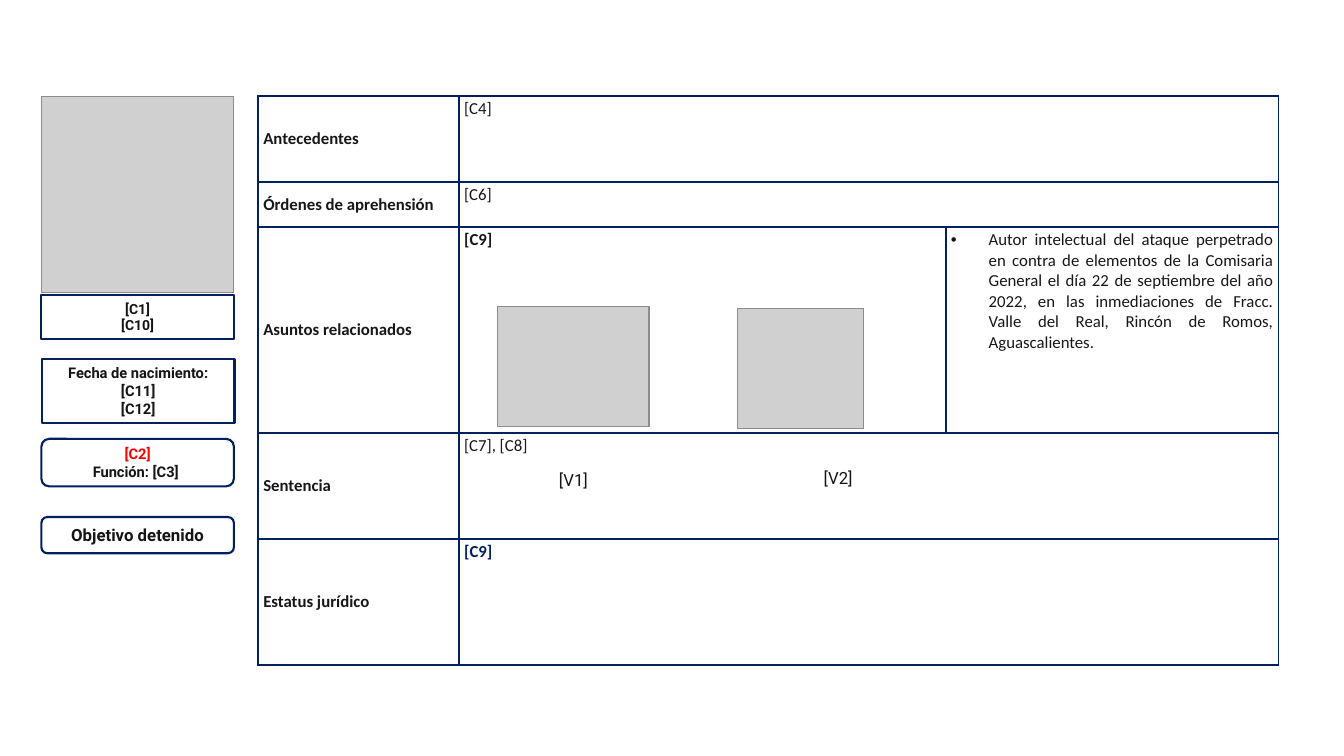
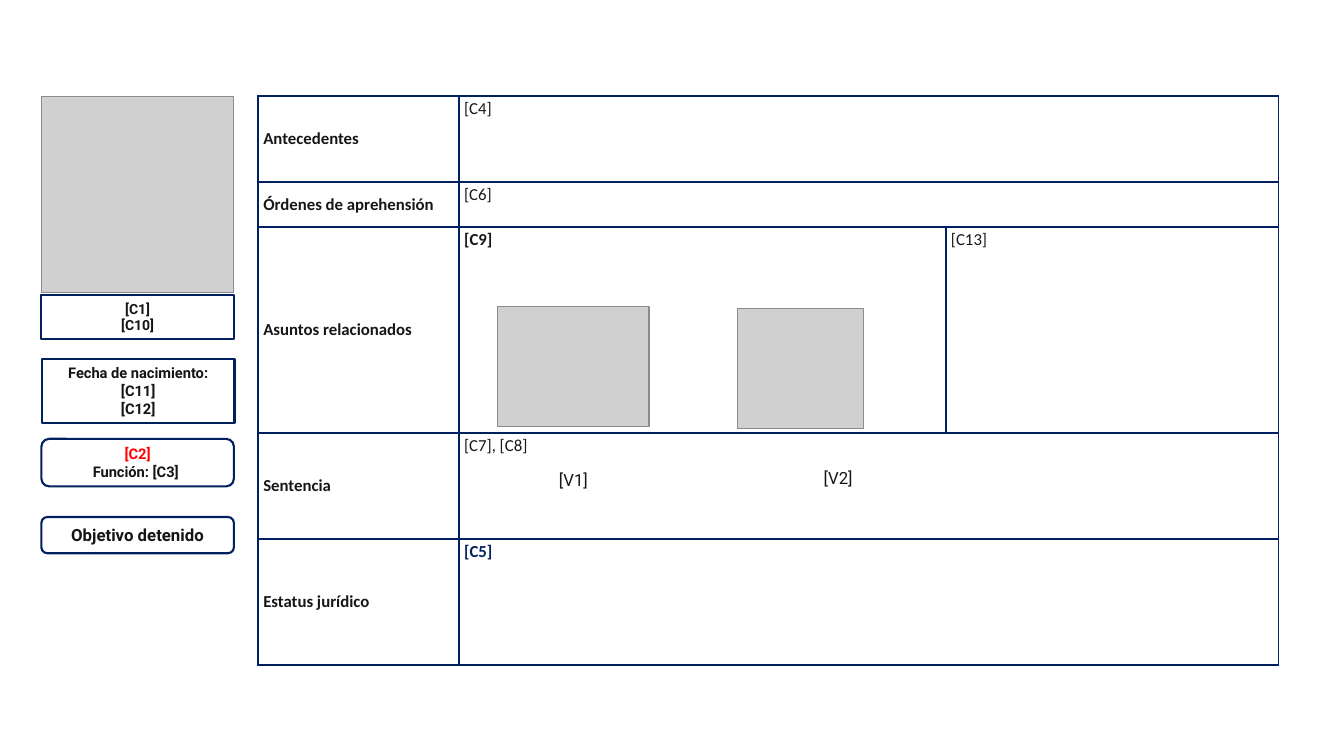
Before and after one commit to ldelira/ObjetivosPrioritariosFGE, a slide deck: slide 1 of Objetivos Prioritarios/Plantillas/plantilla_base_vicefiscalia.pptx. Drawn at 1344x756 pixels with LibreOffice and Linux fonts; fonts in the diff are those of the drawing; grey boxes stand for pictures; background and template pictures are left out. Boxes give left, top, right and bottom in pixels: in the first picture for what was removed or moved away, otherwise in the second. Text is boxed around its words. In the diff, an @@ line names an element or a change of style, - is before the commit and + after.

```diff
--- a/Objetivos Prioritarios/Plantillas/plantilla_base_vicefiscalia.pptx
+++ b/Objetivos Prioritarios/Plantillas/plantilla_base_vicefiscalia.pptx
@@ table at [258,96,1278,664] @@
-row 3, column 3: Autor intelectual del ataque perpetrado en contra de elementos de la Comisaria General el día 22 de septiembre del año 2022, en las inmediaciones de Fracc. Valle del Real, Rincón de Romos, Aguascalientes.
+row 3, column 3: [C13]
-row 5, column 2: [C9]
+row 5, column 2: [C5]
```
Also in this commit, not shown: 7 other files.
